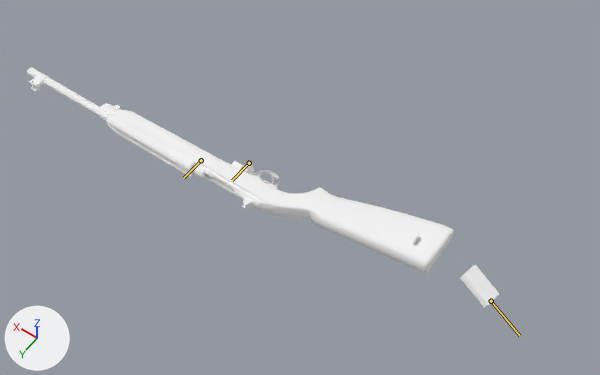
Two versions of the glTF model xogot/assets/weapons/aether_waw_real/m1a1/viewmodel.glb, one commit apart.
Rendered twice from a 50 mm lens placed at (-0.924, 0.892, 1.514), pointed at (-0.205, -0.114, -0.069). Lighting does not change. The marker at lower left points along +X, +Y and +Z. The older version comes first. Both versions are drawn at frame 29 of the action 'PSA_viewmodel_carbine_reload_empty'; the numbers are the values there. The bones that change, and the others that lie on the model, are drawn over the model as lines.

Objects in the first picture: 'viewmodel_m1carbine'.
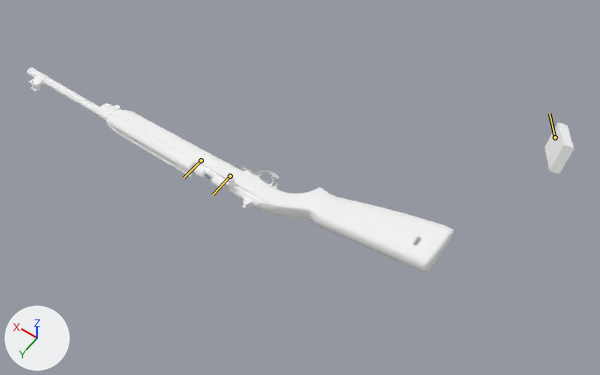
Boxes [x1, y1, x2, y2] around the edits, measured in the pictures (600 x 375 px):
'viewmodel_m1carbine', posed (16% wider, 14% shorter): before [27, 67, 499, 307]; after [27, 67, 574, 273]
bone 'j_clip', root to tip: before (491, 301) to (520, 336); after (555, 137) to (549, 113)
bone 'j_bolt', root to tip: before (249, 163) to (232, 180); after (230, 176) to (213, 194)

What the commit changed:
Bone 'j_clip' (bone_j_clip) moves from (-0.634, -0.24, -0.311) to (-0.634, -0.297, 0.254).
Bone 'j_clip' (bone_j_clip) turns from (24, 156, 87) to (-59, -66, -97) degrees about its own x, y and z.
Bone 'j_bolt' (bone_j_bolt) moves from (-0.062, -0.068, -0.022) to (-0.06, 0.001, 0.0).
Bone 'j_bolt' (bone_j_bolt) turns from (0, -1, -1) to (0, 0, 0) degrees about its own x, y and z.
